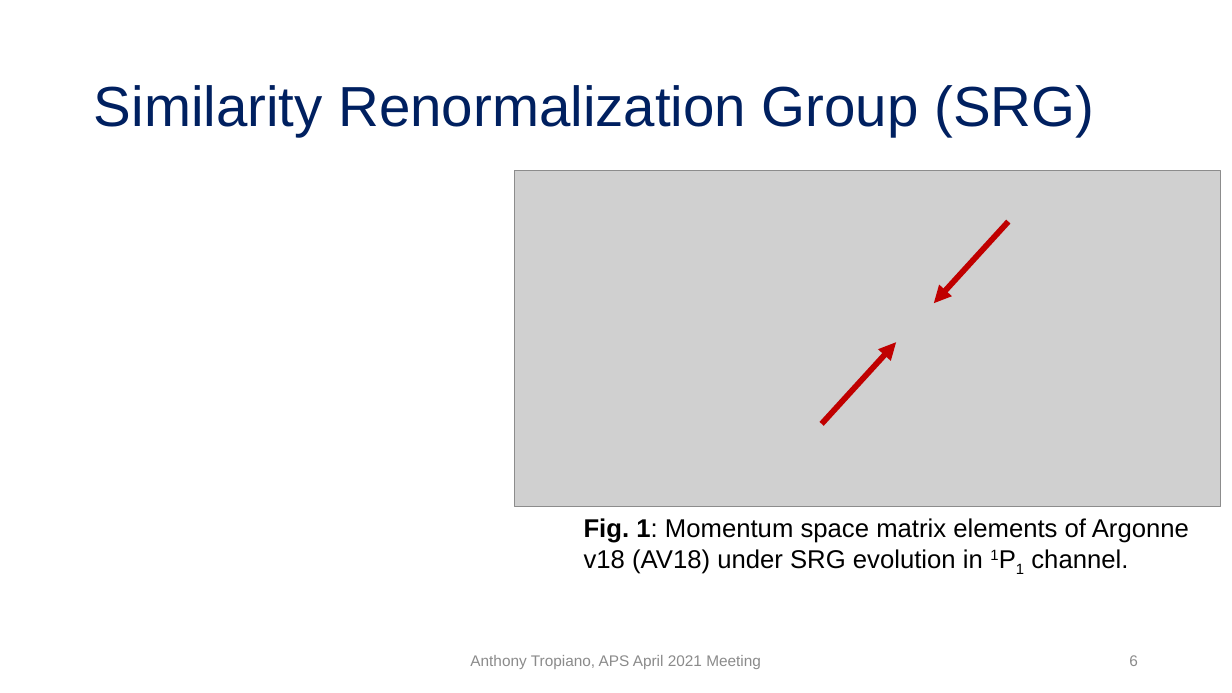
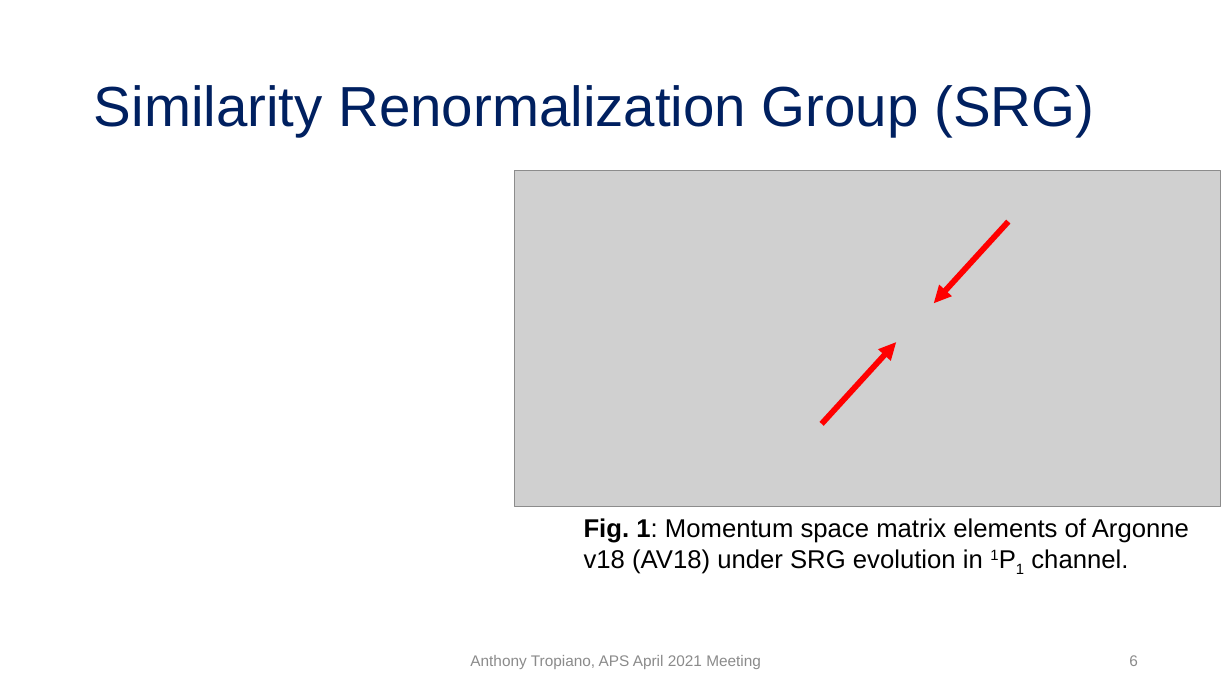
Before and after one commit to tropiano4/tropiano-srg, a slide deck: slide 6 of Presentations/APS_April2021/tropiano_aps_april2021.pptx. Drawn at 1232x693 pixels with LibreOffice and Linux fonts; fonts in the diff are those of the drawing; grey boxes stand for pictures. Boxes give left, top, right and bottom in pixels: in the first picture for what was removed or moved away, otherwise in the second. Text is boxed around its words. In the diff, an @@ line names an element or a change of style, - is before the commit and + after.

```diff
--- a/Presentations/APS_April2021/tropiano_aps_april2021.pptx
+++ b/Presentations/APS_April2021/tropiano_aps_april2021.pptx
@@ arrow (1008, 222) - (934, 303): stroke #C00000 4.5 pt to #FF0000 4.5 pt @@
@@ arrow (822, 424) - (897, 342): stroke #C00000 4.5 pt to #FF0000 4.5 pt @@
```
Also in this commit, not shown: 3 other slides changed, 1 other file.
